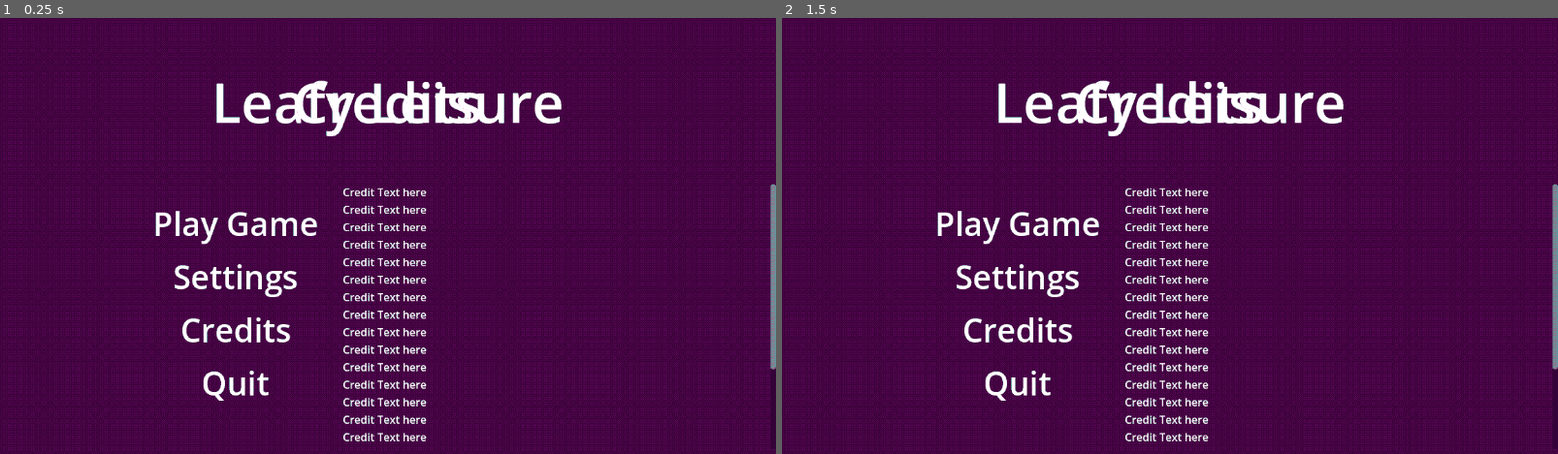
Above: before the commit, frames 1-2 (left to right).
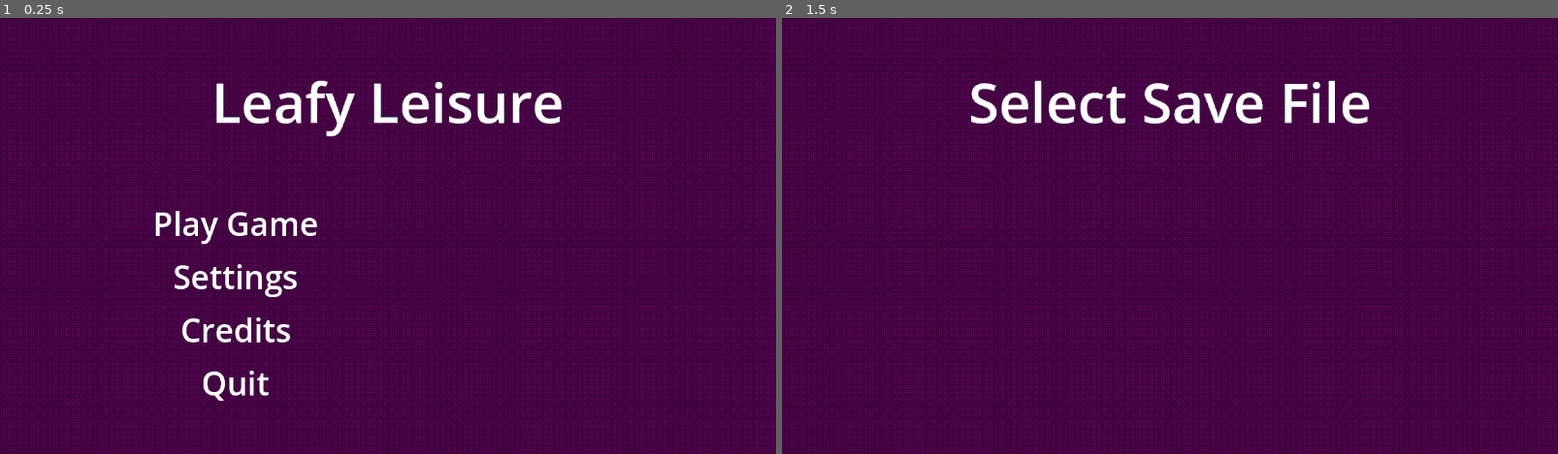
Above: after the commit, the same moments.

Repository: RadiantUwU/WildAndProud2024
Game: Godot game, scene res://scenes/menu.tscn
Same seed, same stepped clock (60 frames per second), same inputs: the game is played once before the commit and once after it.
Inputs (mouse positions are in pixels of both pictures, inside the frame that each line leads up to):
- Up to frame 1 (0.25 s): no input
- Up to frame 2 (1.5 s): click "Play Game" at 0.5 s; click (1014, 222) at 1.25 s, where only the run before the commit has a clickable "Play Game"

The runs differ from the first frame. In frame 1, 2.7% of the frame differs, in the area x 38-100%, y 14-99%; in frame 2, 6.2%, in the area x 20-100%, y 14-99%.

Commit message:
gameplay view
Co-authored-by: Tastelici0us <Tastelici0us@users.noreply.github.com>
Co-authored-by: kKapalka <kKapalka@users.noreply.github.com>

Diff:
--- a/scenes/Levels/test.tscn
+++ b/scenes/Levels/test.tscn
@@ -1,6 +1,99 @@
-[gd_scene load_steps=2 format=3 uid="uid://5py8gc3ytdgn"]
+[gd_scene load_steps=11 format=3 uid="uid://5py8gc3ytdgn"]
 
 [ext_resource type="Script" path="res://scripts/test.gd" id="1_kpo86"]
+[ext_resource type="Texture2D" uid="uid://bsl0ei16up5p1" path="res://scenes/Levels/240_F_277308808_Zg0tLEPhfeu0oamHuUEWEnH0r3i1NmCm.jpg" id="2_mfr41"]
+[ext_resource type="Texture2D" uid="uid://c7lj8aw1ne8fk" path="res://textures/TeaMachine.png" id="3_ug6su"]
+[ext_resource type="Texture2D" uid="uid://doisrcnncdrlo" path="res://textures/Teagame Counter (2).png" id="4_m2eu7"]
+[ext_resource type="Texture2D" uid="uid://bp7ojdfvuq6jd" path="res://textures/TeaMachineButton.png" id="5_8chp2"]
+[ext_resource type="Texture2D" uid="uid://c8fg2221shmyo" path="res://textures/Tea cup.png" id="6_s3qth"]
+[ext_resource type="Texture2D" uid="uid://cpcmi0xoc0q08" path="res://textures/Teagame teabag.zip.png" id="7_heehe"]
+[ext_resource type="Texture2D" uid="uid://brsyaibhi8f4e" path="res://textures/Teagame Paisley Default.png" id="8_77ps3"]
+[ext_resource type="Texture2D" uid="uid://bnyb53f3lxsq1" path="res://textures/Dialogue box.png" id="9_ehpko"]
+
+[sub_resource type="CompressedTexture2D" id="CompressedTexture2D_y1xyo"]
 
 [node name="Test" type="Node2D"]
 script = ExtResource("1_kpo86")
+
+[node name="TeagameCounter(1)" type="Sprite2D" parent="."]
+z_index = 1
+position = Vector2(576.5, 474.5)
+scale = Vector2(1.4987, 0.666016)
+texture = SubResource("CompressedTexture2D_y1xyo")
+
+[node name="240F277308808Zg0tLePhfeu0OamHuUewEnH0r3i1NmCm" type="Sprite2D" parent="."]
+z_index = -1
+position = Vector2(576, 324)
+scale = Vector2(3.18889, 2.67917)
+texture = ExtResource("2_mfr41")
+
+[node name="TeaMachine" type="Sprite2D" parent="."]
+z_index = 2
+position = Vector2(972, 325)
+scale = Vector2(2.05263, 1.92708)
+texture = ExtResource("3_ug6su")
+
+[node name="TeagameCounter(2)" type="Sprite2D" parent="."]
+position = Vector2(203.5, 211)
+scale = Vector2(0.421875, 0.695)
+texture = ExtResource("4_m2eu7")
+
+[node name="TeaMachineButton" type="Sprite2D" parent="."]
+z_index = 4
+position = Vector2(906, 207)
+scale = Vector2(0.484375, 0.431373)
+texture = ExtResource("5_8chp2")
+
+[node name="TeaMachineButton" type="Sprite2D" parent="TeaMachineButton"]
+position = Vector2(88.7744, 5.06314e-05)
+texture = ExtResource("5_8chp2")
+
+[node name="TeaMachineButton2" type="Sprite2D" parent="TeaMachineButton"]
+position = Vector2(181.678, 3.05176e-05)
+texture = ExtResource("5_8chp2")
+
+[node name="TeaMachineButton3" type="Sprite2D" parent="TeaMachineButton"]
+position = Vector2(274.581, 3.62396e-05)
+texture = ExtResource("5_8chp2")
+
+[node name="TeaCup" type="Sprite2D" parent="TeaMachineButton"]
+position = Vector2(130.065, 475.227)
+scale = Vector2(13.8548, 13.1776)
+texture = ExtResource("6_s3qth")
+
+[node name="TeagameTeabag_zip" type="Sprite2D" parent="TeaMachineButton"]
+z_index = 5
+position = Vector2(-1761.03, -166.909)
+scale = Vector2(1.41532, 1.46795)
+texture = ExtResource("7_heehe")
+
+[node name="TeagameTeabag_zip2" type="Sprite2D" parent="TeaMachineButton"]
+position = Vector2(-1577.29, -171.545)
+scale = Vector2(1.6371, 1.54137)
+texture = ExtResource("7_heehe")
+
+[node name="TeagameTeabag_zip" type="Sprite2D" parent="."]
+position = Vector2(228, 128)
+scale = Vector2(0.699219, 0.714844)
+texture = ExtResource("7_heehe")
+
+[node name="TeagameTeabag_zip2" type="Sprite2D" parent="."]
+position = Vector2(53, 31)
+scale = Vector2(0.714844, 0.667969)
+texture = ExtResource("7_heehe")
+
+[node name="TeagameTeabag_zip3" type="Sprite2D" parent="."]
+position = Vector2(148, 22)
+scale = Vector2(0.785156, 0.75)
+texture = ExtResource("7_heehe")
+
+[node name="TeagamePaisleyDefault" type="Sprite2D" parent="."]
+position = Vector2(583, 273)
+scale = Vector2(1.97266, 2.08594)
+texture = ExtResource("8_77ps3")
+
+[node name="DialogueBox" type="Sprite2D" parent="."]
+z_index = 2
+position = Vector2(237, 528)
+scale = Vector2(3.38477, 2.58984)
+texture = ExtResource("9_ehpko")
--- a/scenes/menu.tscn
+++ b/scenes/menu.tscn
@@ -140,6 +140,7 @@
 offset_bottom = 648.0
 
 [node name="CreditsScreen" type="CanvasGroup" parent="."]
+visible = false
 
 [node name="Title" type="Label" parent="CreditsScreen"]
 anchors_preset = 5
Binary file added: scenes/Levels/240_F_277308808_Zg0tLEPhfeu0oamHuUEWEnH0r3i1NmCm.jpg
Not shown, added: scenes/Levels/240_F_277308808_Zg0tLEPhfeu0oamHuUEWEnH0r3i1NmCm.jpg.import
Binary file added: textures/Dialogue box.png
Not shown, added: textures/Dialogue box.png.import
Binary file added: textures/Tea cup.png
Not shown, added: textures/Tea cup.png.import
Binary file added: textures/Teagame Counter (2).png
Not shown, added: textures/Teagame Counter (2).png.import
Binary file added: textures/Teagame Paisley Default.png
Not shown, added: textures/Teagame Paisley Default.png.import
Binary file added: textures/Teagame teabag.zip.png
Not shown, added: textures/Teagame teabag.zip.png.import
